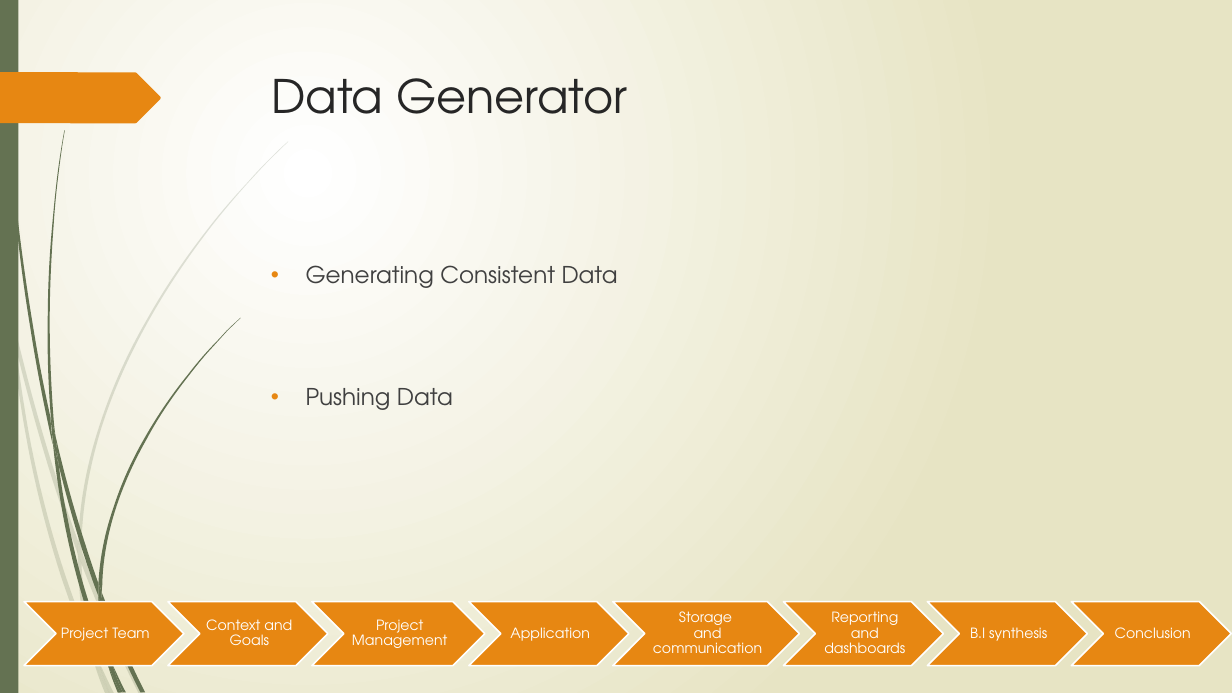
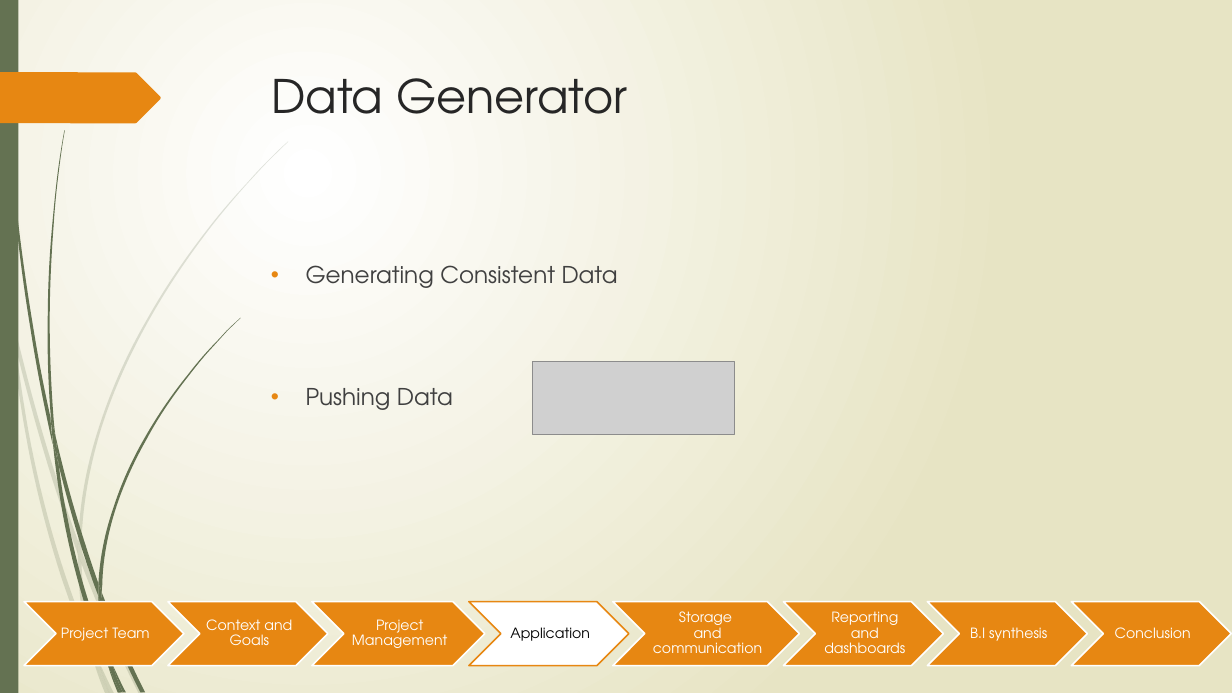
Before and after one commit to Gaetan90/ProjetBI, a slide deck: slide 9 of Projet BI.pptx. Drawn at 1232x693 pixels with LibreOffice and Linux fonts; fonts in the diff are those of the drawing; grey boxes stand for pictures. Boxes give left, top, right and bottom in pixels: in the first picture for what was removed or moved away, otherwise in the second. Text is boxed around its words. In the diff, an @@ line names an element or a change of style, - is before the commit and + after.

```diff
--- a/Projet BI.pptx
+++ b/Projet BI.pptx
@@ picture added at [532,361,735,435] @@
@@ chevron at [469,602,628,665]: fill #E78712 to #FFFFFF; outline #FFFFFF 1.25 pt to #E78712 1.25 pt @@
@@ text "Application" at [510,627,590,641]: text colour #FFFFFF to #000000 @@
```
Also in this commit, not shown: 9 other slides changed, 1 slide added.
